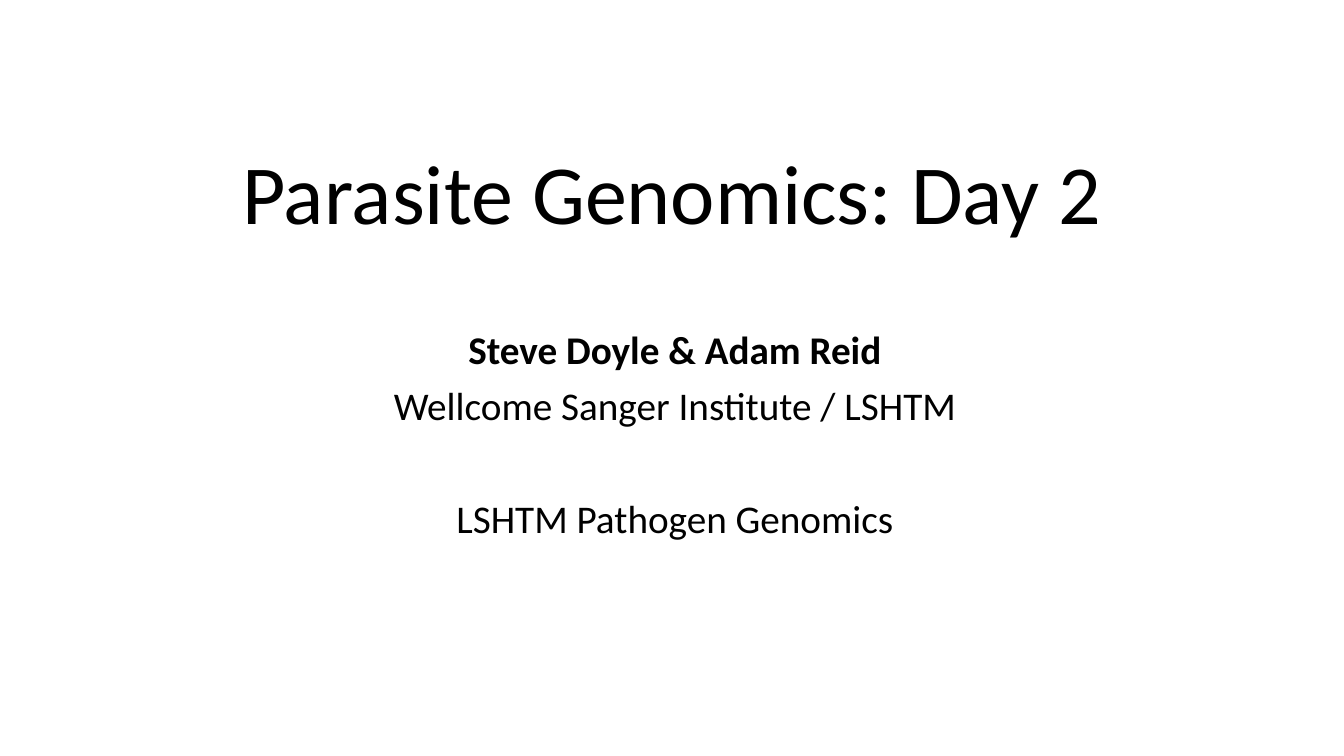
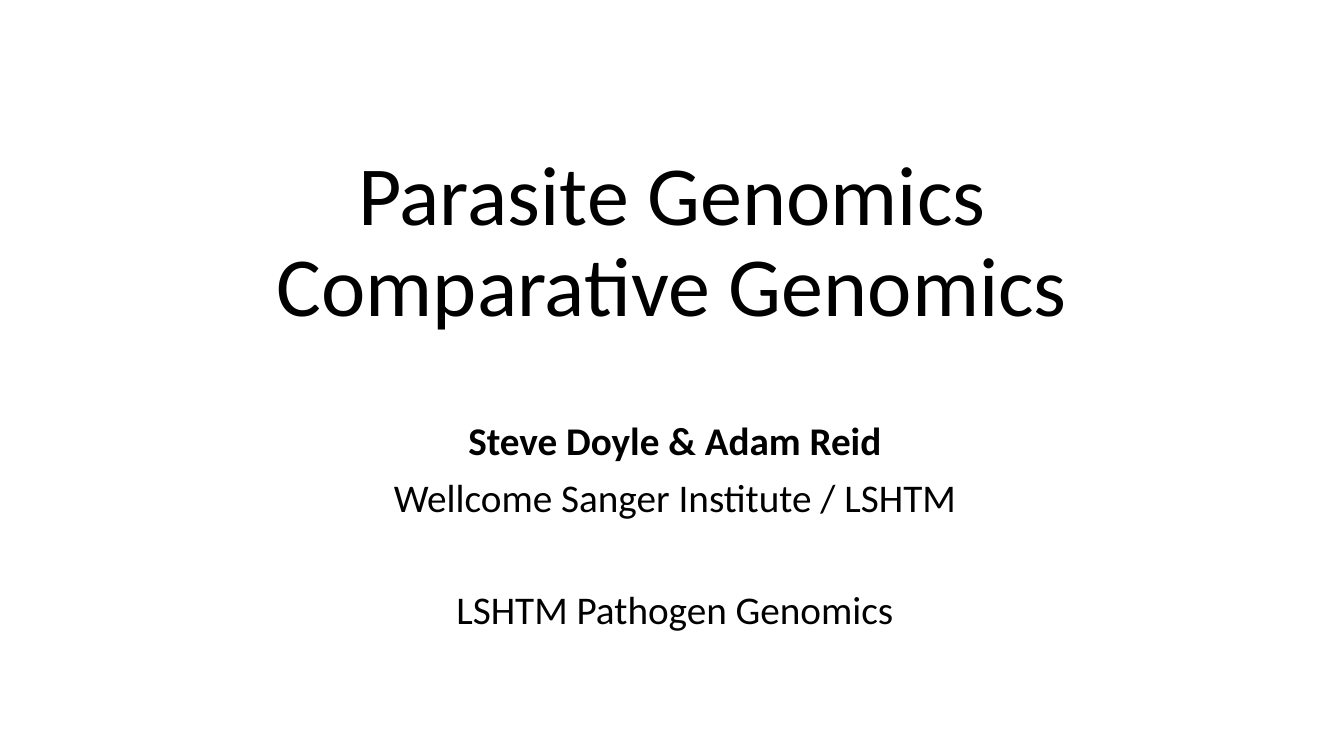
Before and after one commit to stephenrdoyle/LSHTM_ParasiteGenomics, a slide deck: slide 1 of Presentations_2022/LSHTM2022_Talk_ComparativeGenomics.pptx. Drawn at 1344x756 pixels with LibreOffice and Linux fonts; fonts in the diff are those of the drawing. Boxes give left, top, right and bottom in pixels: in the first picture for what was removed or moved away, otherwise in the second. Text is boxed around its words. In the diff, an @@ line names an element or a change of style, - is before the commit and + after.

Commit message:
Updated comparative presentation

```diff
--- a/Presentations_2022/LSHTM2022_Talk_ComparativeGenomics.pptx
+++ b/Presentations_2022/LSHTM2022_Talk_ComparativeGenomics.pptx
@@ title at (x1=277, y1=167, x2=1067, y2=330): text changed @@
-Parasite Genomics: Day 2
+Parasite Genomics
+Comparative Genomics
@@ subtitle "Steve Doyle & Adam Reid" moved from (x1=394, y1=336, x2=955, y2=540) to (x1=394, y1=427, x2=955, y2=631) @@
```
Also in this commit, not shown: 2 slides removed, 1 other file.
